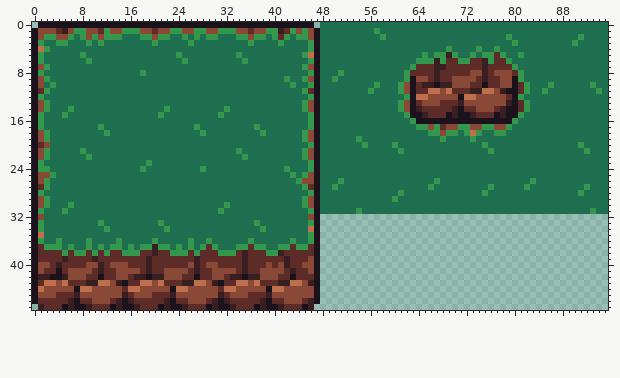
Edited in one commit: pixel-art file (assets/objects/walls/cliff_wall.ase). Above is the file before it was changed.
96x48 pixels, 1 frame.
After the commit:
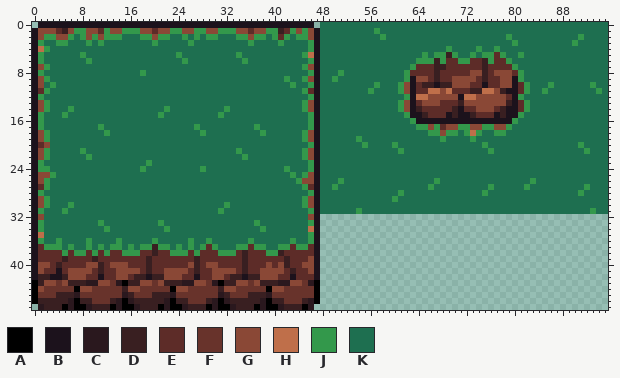
Palette (. is transparent): A #000000  B #1c121c  C #2a181e  D #391f21  E #5d2c28  F #68332b  G #8a4836  H #bf6f4a  J #33984b  K #1e6f50
Diff:
{"y":43,"x":0,"old":"BEHHGHEEEDDHHGDBEEHHGHEEEDDHHGDBEEHHGHEEEDDHHGDB","new":"ADGGFGDDDCCGGFCADDGGFGDDDCCGGFCADDGGFGDDDCCGGFCA"}
{"y":44,"x":0,"old":"BHGGGGGBHHGGGGGEHHGGGGGBHHGGGGGEHHGGGGGBHHGGGGGB","new":"AGFFFFFAGGFFFFFDGGFFFFFAGGFFFFFDGGFFFFFAGGFFFFFA"}
{"y":45,"x":0,"old":"BGGGEEEDGGGGGGGDEGGGEEEDGGGGGGGDEGGGEEEDGGGGGGGB","new":"AFFFDDDCFFFFFFFCDFFFDDDCFFFFFFFCDFFFDDDCFFFFFFFA"}
{"y":46,"x":0,"old":"BEEEEEDBEEGGGEDBDEEEEEDBEEGGGEDBDEEEEEDBEEGGGEDB","new":"ADDDDDCADDFFFDCACDDDDDCADDFFFDCACDDDDDCADDFFFDCA"}
{"y":47,"x":1,"old":"DEEEBDBBDEEEBDBBDEEEBDBBDEEEBDBBDEEEBDBBDEEEBD","new":"CDDDACAACDDDACAACDDDACAACDDDACAACDDDACAACDDDAC"}
